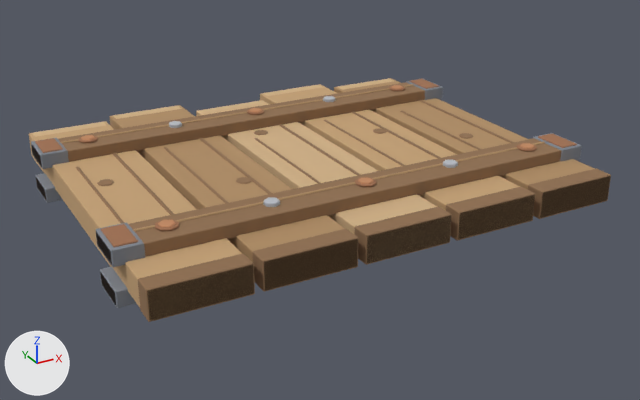
Two versions of the FBX model Assets/GeneratedBaseItems/02_Wooden_Wall_Panel.fbx, one commit apart.
Before and after are seen from a 50 mm camera at (-2.38, -3.37, 2.02) aimed at (0.07, 1.09, -0.21). The lights are fixed; the arrows at lower left show +X, +Y and +Z. The older version comes first.

The scene before the commit, as lines of its bpy script (objects in view):
```python
ob_02_wooden_wall_panel = bpy.data.objects.new('02_Wooden_Wall_Panel', me_02_wooden_wall_panel_baked)
ob_02_wooden_wall_panel.location = (0.0, 0.0, 0.0)
```
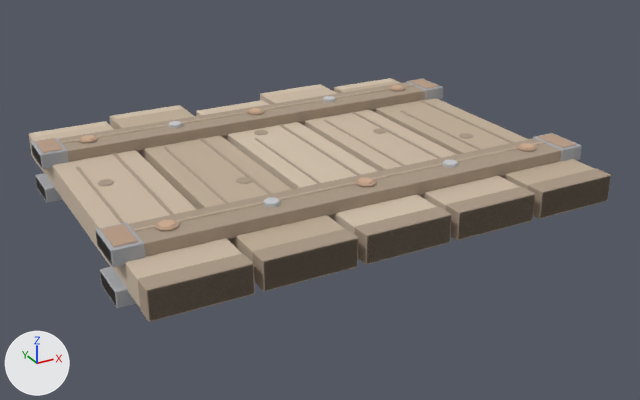
What changed in the scene script:
```text
Change mat_wood___exposed_grain:
    mat_wood___exposed_grain.base_color: (0.44, 0.27, 0.13) -> (0.536, 0.432, 0.319)  # brown #b18e65 -> beige #c1b099
Change mat_wood___cut_end:
    mat_wood___cut_end.base_color: (0.64, 0.44, 0.24) -> (0.655, 0.545, 0.42)  # beige #d1b186 -> beige #d4c3ad
Change mat_wood___charred_and_stained:
    mat_wood___charred_and_stained.base_color: (0.28, 0.16, 0.08) -> (0.407, 0.319, 0.237)  # brown #906f50 -> beige #ab9986
Change mat_wood___weathered_cedar:
    mat_wood___weathered_cedar.base_color: (0.56, 0.36, 0.18) -> (0.611, 0.497, 0.38)  # brown #c5a276 -> beige #cdbba6
Change mat_iron___dark_forged_steel:
    mat_iron___dark_forged_steel.base_color: (0.22, 0.24, 0.28) -> (0.394, 0.407, 0.432)  # grey #818690 -> grey #a8abb0
Change mat_rust___deep_brown:
    mat_rust___deep_brown.base_color: (0.35, 0.16, 0.08) -> (0.487, 0.335, 0.237)  # brown #a06f50 -> beige #b99d86
```

Changed parts and their boxes [x1, y1, x2, y2] in the pictures (640 x 400 px):
'02_Wooden_Wall_Panel', recoloured (brown to beige): [29, 78, 611, 322] in both
